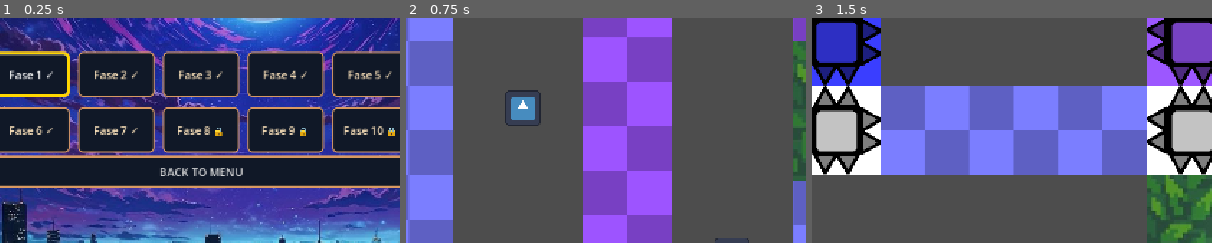
Above: before the commit, frames 1-3 (left to right).
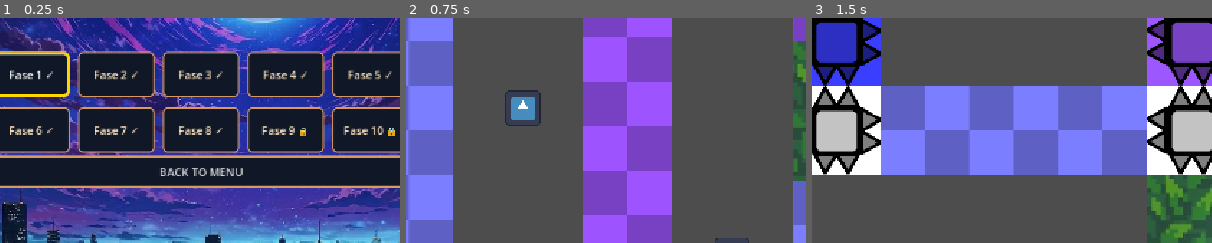
Above: after the commit, the same moments.

Repository: Equipe-Plasma/Switch-Shadow
Game: Godot game, scene res://menu/selecao_fases/selecao_fases.tscn
Two runs of this game, one before a commit and one after it. Both use one fixed random seed, a clock stepped at 60 frames per second and the inputs below. This scene is started directly instead of the project's main scene. The engine's default icon, where the game draws it, is replaced by a stand-in: a white triangle on a blue panel in a dark square.
Inputs:
- Up to frame 1 (0.25 s): no input
- Up to frame 2 (0.75 s): click "Fase 1 ✓" at 0.5 s
- Up to frame 3 (1.5 s): tap Enter (proxima_fase) at 1.25 s; hold D (mover_direita) from 1.28 s (still down); hold Enter (proxima_fase) from 1.28 s (still down)
The pictures show only the part of the screen within x 25-75%, y 29-79%; the shares and areas given below are measured in that part.

The runs differ from the first frame. In frame 1, 0.3% of the frame differs, in the area x 44-56%, y 48-53%; in frame 2, nothing differs; in frame 3, nothing differs.

Commit message:
Base da Fase 8

Diff:
--- /dev/null
+++ b/fase/fase 8/fase_8.gd
@@ -0,0 +1,94 @@
+extends Node2D
+
+@onready var player: CharacterBody2D = $Player
+@onready var sombra: CharacterBody2D = $Sombra_reversa
+@onready var portal = $PortalSaida
+
+var total_itens: int = 0
+var fase_concluida: bool = false
+
+func _ready() -> void:
+	Global.registrar_fase(scene_file_path)
+	# Salva o caminho desta fase no nosso script global
+	Global.ultima_fase = scene_file_path
+	portal.portal_utilizado.connect(avancar_para_proxima_fase)
+
+	# Conta quantos itens existem na fase ao iniciar com base no grupo "itens"
+	total_itens = get_tree().get_nodes_in_group("itens").size()
+	print("Itens totais nesta fase: ", total_itens)
+
+func _process(_delta: float) -> void:
+	verificar_progresso()
+
+func _unhandled_input(event: InputEvent) -> void:
+	# Quando o jogador apertar o botão de troca (ESPAÇO)
+	if event.is_action_pressed("trocar_sombra"):
+		trocar_posicoes()
+
+	# Atalho para avançar de fase ao apertar Enter (ui_accept) ou a ação configurada
+	if event.is_action_pressed("proxima_fase"):
+		avancar_para_proxima_fase()
+	# TEm q apagar isso dps ^
+
+func trocar_posicoes() -> void:
+	if player == null or sombra == null:
+		return
+
+	if not pode_trocar_posicoes():
+		print("Ação bloqueada: Personagem na parede!! ")
+		return
+
+	# Se estiver tudo certo, executa a troca
+	realizar_troca()
+
+func pode_trocar_posicoes() -> bool:
+	# 1. Simula a posição de destino do Player
+	var trans_player_destino = player.global_transform
+	trans_player_destino.origin = sombra.global_position
+
+	# 2. Simula a posição de destino da Sombra
+	var trans_sombra_destino = sombra.global_transform
+	trans_sombra_destino.origin = player.global_position
+
+	# 3. Verifica se algum deles esta na sua parede
+	var player_bate = player.test_move(trans_player_destino, Vector2.ZERO)
+	var sombra_bate = sombra.test_move(trans_sombra_destino, Vector2.ZERO)
+
+	# Retorna verdadeiro apenas se ambos estiverem livres para a troca
+	return not (player_bate or sombra_bate)
+
+func realizar_troca() -> void:
+	# Guardamos temporariamente a posição exata do player
+	var pos_temp_player = player.global_position
+
+	# O Player vai para a posição da Sombra
+	player.global_position = sombra.global_position
+
+	# A Sombra vai para onde o Player estava
+	sombra.global_position = pos_temp_player
+
+	# 2. NOVO: Pede para todas as paredes do grupo "paredes_alternadas" mudarem de estado!
+	get_tree().call_group("paredes_alternadas", "alternar_estado")
+
+
+func verificar_progresso() -> void:
+	# Verifica quantos itens ainda existem na fase
+	var itens_restantes = get_tree().get_nodes_in_group("itens").size()
+
+	# Quando todos os itens forem coletados
+	if total_itens > 0 and itens_restantes == 0:
+		portal.ativar()
+		print("Todos os itens coletados! Portal ativado!")
+
+func avancar_para_proxima_fase() -> void:
+	if fase_concluida:
+		return
+
+	fase_concluida = true
+
+	print("Player entrou no portal! Fase concluída!")
+
+	get_tree().call_deferred(
+		"change_scene_to_file",
+        "res://menu/telas/tela_vitoria/tela_vitoria.tscn"
+	)
--- /dev/null
+++ b/fase/fase 8/fase_8.tscn
@@ -0,0 +1,57 @@
+[gd_scene format=3 uid="uid://bbwsc1gx52fin"]
+
+[ext_resource type="Script" uid="uid://d0351lhu5km2k" path="res://fase/fase 8/fase_8.gd" id="1_fase8"]
+[ext_resource type="PackedScene" uid="uid://ct6jg287mf5y7" path="res://editor/player/player.tscn" id="2_d5gv1"]
+[ext_resource type="Texture2D" uid="uid://rn6frb51q6g1" path="res://assets/player/parabaixo.png" id="3_thqe0"]
+[ext_resource type="Texture2D" uid="uid://p85hfea614fx" path="res://assets/player/paracima.png" id="4_85moy"]
+[ext_resource type="PackedScene" uid="uid://bg3d3dk0l61jv" path="res://editor/item/item.tscn" id="6_1n14e"]
+[ext_resource type="PackedScene" uid="uid://dq80e6b58tnmu" path="res://menu/menu_pausa/menu_pausa.tscn" id="7_mb6o6"]
+[ext_resource type="PackedScene" uid="uid://cdy22u33xic2q" path="res://editor/portal_saida/portal_saida.tscn" id="8_2ew01"]
+[ext_resource type="PackedScene" uid="uid://g6bshavfposa" path="res://editor/paredes/parede_geral/parede_geral.tscn" id="9_mglbt"]
+[ext_resource type="PackedScene" uid="uid://ca0sreux3v314" path="res://editor/sombras/sombra_reversa/sombra_reversa.tscn" id="10_vgkgr"]
+
+[node name="Fase8" type="Node2D" unique_id=800180011]
+script = ExtResource("1_fase8")
+
+[node name="Player" parent="." unique_id=2008145688 instance=ExtResource("2_d5gv1")]
+position = Vector2(120, 320)
+textura_frente = ExtResource("3_thqe0")
+textura_costas = ExtResource("4_85moy")
+
+[node name="Sombra_reversa" parent="." unique_id=1092208446 instance=ExtResource("10_vgkgr")]
+position = Vector2(120, 320)
+
+[node name="Item" parent="." unique_id=1168481889 instance=ExtResource("6_1n14e")]
+position = Vector2(296, 119)
+
+[node name="Item2" parent="." unique_id=1003667387 instance=ExtResource("6_1n14e")]
+position = Vector2(478, 119)
+
+[node name="Item3" parent="." unique_id=720673298 instance=ExtResource("6_1n14e")]
+position = Vector2(664, 120)
+
+[node name="MenuPausa" parent="." unique_id=1672884906 instance=ExtResource("7_mb6o6")]
+visible = false
+
+[node name="PortalSaida" parent="." unique_id=1057710737 instance=ExtResource("8_2ew01")]
+position = Vector2(1040, 320)
+
+[node name="ParedeSuperior" parent="." unique_id=925734375 instance=ExtResource("9_mglbt")]
+position = Vector2(576, 16)
+collision_mask = 257
+tamanho = Vector2(1152, 32)
+
+[node name="ParedeInferior" parent="." unique_id=798641860 instance=ExtResource("9_mglbt")]
+position = Vector2(576, 632)
+collision_mask = 257
+tamanho = Vector2(1152, 32)
+
+[node name="ParedeEsquerda" parent="." unique_id=2053857815 instance=ExtResource("9_mglbt")]
+position = Vector2(16, 324)
+collision_mask = 257
+tamanho = Vector2(32, 584)
+
+[node name="ParedeDireita" parent="." unique_id=908784397 instance=ExtResource("9_mglbt")]
+position = Vector2(1136, 324)
+collision_mask = 257
+tamanho = Vector2(32, 584)
--- a/global.gd
+++ b/global.gd
@@ -10,7 +10,8 @@
 	"res://fase/fase 4/fase_4.tscn",
 	"res://fase/fase 5/fase_5.tscn",
 	"res://fase/fase 6/fase_6.tscn",
-	"res://fase/fase 7/fase_7.tscn"
+	"res://fase/fase 7/fase_7.tscn",
+	"res://fase/fase 8/fase_8.tscn"
 ]
 
 var fase_atual: int = 0
--- a/menu/selecao_fases/selecao_fases.gd
+++ b/menu/selecao_fases/selecao_fases.gd
@@ -4,7 +4,7 @@
 const MENU_PRINCIPAL = "res://menu/menu_principal/menu_principal.tscn"
 
 const TOTAL_FASES = 10
-const FASES_PRONTAS = 7
+const FASES_PRONTAS = 8
 const COLUNAS = 5
 
 @onready var grid_fases: GridContainer = $CenterContainer/VBoxContainer/GridFases
Not shown, added: fase/fase 8/fase_8.gd.uid
